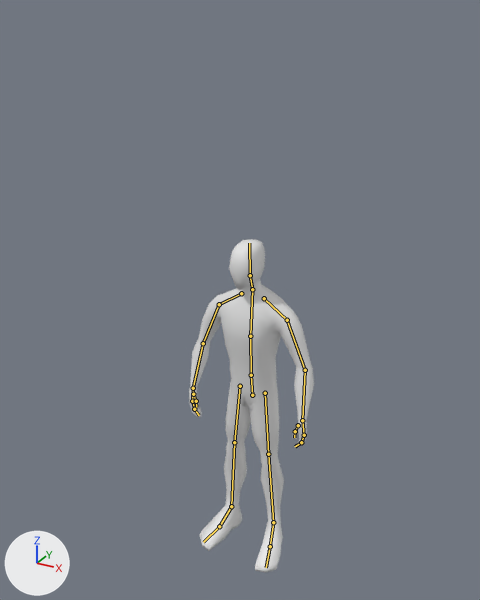
A saved change to the Blender file Character Models -- Weapon Models -- Animations/LowPolyCharacter/lowPolyCharacterMeshWalkAnimationWithActionsInsteadOfDopeSheet.blend.
Rendered twice from a camera (50 mm lens) standing at (1.43, -2.8, 2.89) and looking at (-0.08, -0.04, 1.52). Lighting does not change. The marker at lower left points along +X, +Y and +Z. The bones that bend it are drawn over the model as lines.
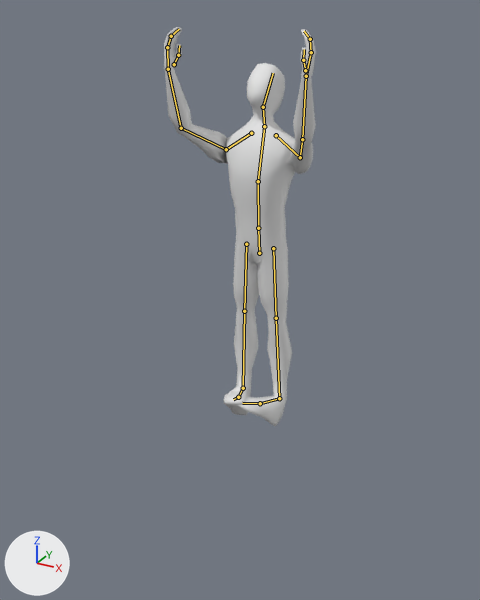
The newer file adds an action. The first version stands in its rest pose; the second is drawn at frame 14 of the action 'Jump'.

Boxes (x1, y1, x2, y2) around the edits, measured in the pictures (480 x 600 px):
'Cube', posed (21% wider, 19% taller)
    before: (189, 239, 314, 573)
    after: (164, 27, 316, 426)
bone 'Hip', root to tip
    before: (252, 395) to (251, 375)
    after: (259, 253) to (258, 228)
bone 'Chest', root to tip
    before: (250, 336) to (252, 289)
    after: (258, 181) to (264, 126)
bone 'Head', root to tip
    before: (250, 275) to (249, 243)
    after: (263, 107) to (273, 73)
bone 'UpperArm.L', root to tip
    before: (287, 320) to (305, 370)
    after: (300, 157) to (302, 139)
bone 'LowerArm.L', root to tip
    before: (305, 370) to (302, 420)
    after: (302, 139) to (306, 76)
bone 'HandBone.L', root to tip
    before: (302, 420) to (304, 435)
    after: (306, 76) to (311, 52)
bone 'UpperArm.R', root to tip
    before: (219, 304) to (203, 343)
    after: (226, 149) to (181, 128)
bone 'LowerArm.R', root to tip
    before: (203, 343) to (193, 388)
    after: (181, 128) to (168, 69)
bone 'HandBone.R', root to tip
    before: (193, 388) to (192, 401)
    after: (168, 69) to (167, 47)
bone 'Toes.L', root to tip
    before: (270, 546) to (266, 567)
    after: (260, 403) to (242, 403)
bone 'Toes.R', root to tip
    before: (219, 526) to (203, 542)
    after: (238, 397) to (233, 399)

The edits, one by one:
Bone 'Hip' (bone_hip) moves from (0.0, 0.0, 0.0) to (0.0, 0.782, -0.157).
Bone 'Chest' (bone_chest) turns from (0, 0, 0) to (-9, 0, 0) degrees about its own x, y and z.
Bone 'Head' (bone_head) turns from (0, 0, 0) to (-27, 0, 0) degrees about its own x, y and z.
Bone 'UpperArm.L' (bone_upperarm_l) turns from (0, 0, 0) to (112, -21, -31) degrees about its own x, y and z.
Bone 'LowerArm.L' (bone_lowerarm_l) turns from (0, 0, 0) to (33, -3, 0) degrees about its own x, y and z.
Bone 'HandBone.L' (bone_handbone_l) turns from (0, 0, 0) to (40, -4, -2) degrees about its own x, y and z.
Bone 'UpperArm.R' (bone_upperarm_r) turns from (0, 0, 0) to (112, 21, 31) degrees about its own x, y and z.
Bone 'LowerArm.R' (bone_lowerarm_r) turns from (0, 0, 0) to (34, 3, 0) degrees about its own x, y and z.
Bone 'HandBone.R' (bone_handbone_r) turns from (0, 0, 0) to (40, 4, 2) degrees about its own x, y and z.
Bone 'Toes.L' (bone_toes_l) turns from (0, 0, 0) to (-7, 2, -7) degrees about its own x, y and z.
Bone 'Toes.R' (bone_toes_r) turns from (0, 0, 0) to (-7, -2, 7) degrees about its own x, y and z.
Bone 'LegIK.L' (bone_legik_l) moves from (0.0, 0.0, 0.0) to (0.011, 0.098, 0.159).
Bone 'LegIK.L' (bone_legik_l) turns from (0, 0, 0) to (57, 18, -12) degrees about its own x, y and z.
Bone 'LegIK.R' (bone_legik_r) moves from (0.0, 0.0, 0.0) to (0.011, 0.098, 0.159).
Bone 'LegIK.R' (bone_legik_r) turns from (0, 0, 0) to (58, -12, 8) degrees about its own x, y and z.
